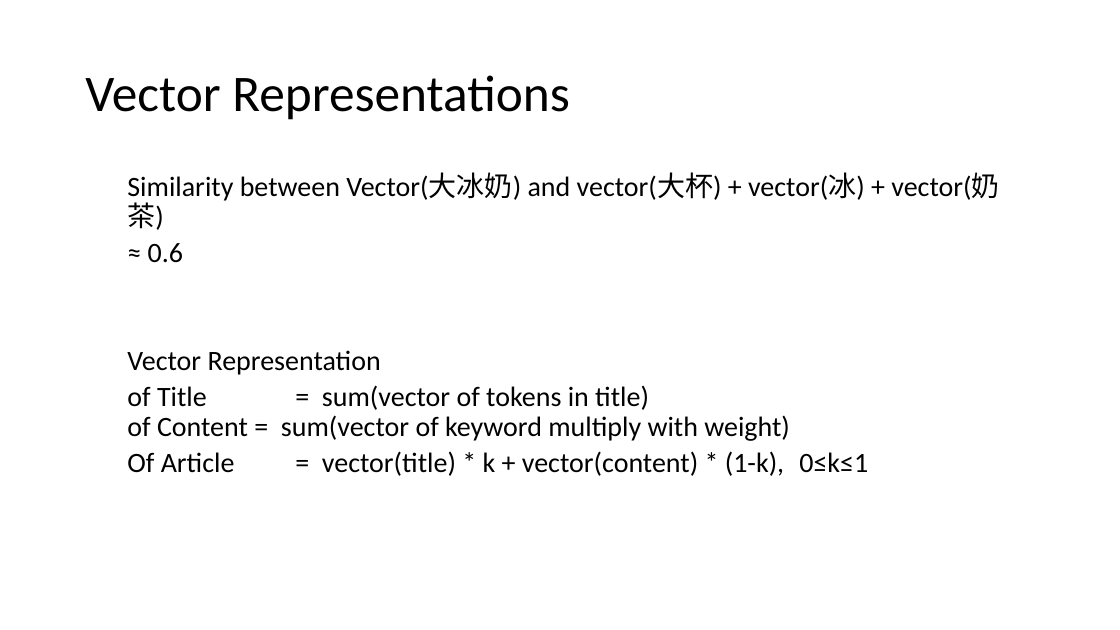
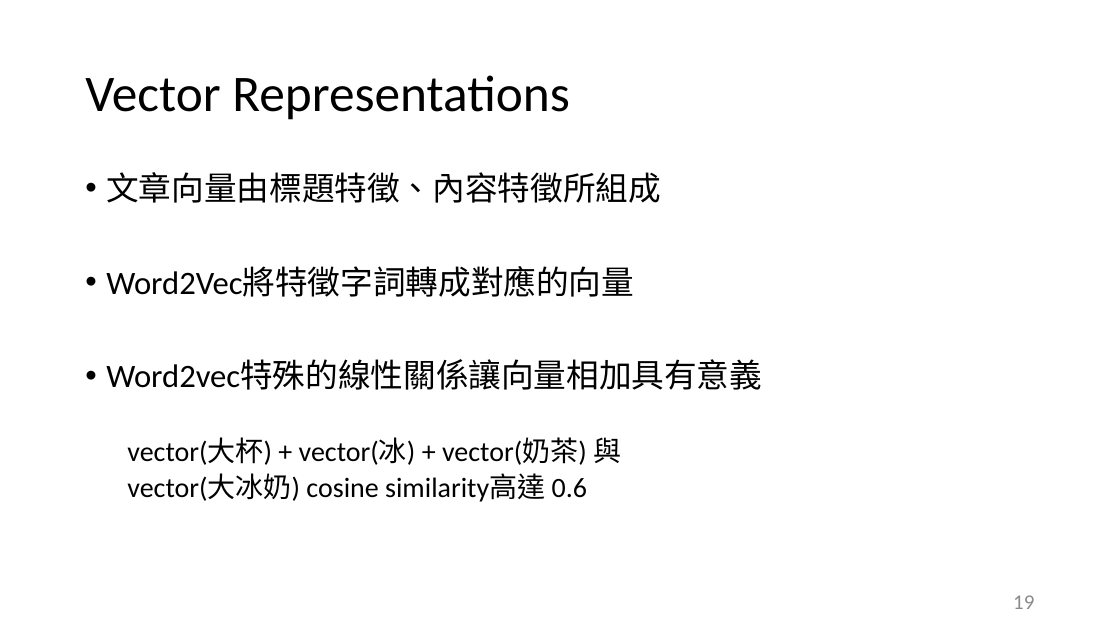
Before and after one commit to ZhongTing/HotTopicDetection, a slide deck: slide 19 of document/Hot-Topic-Detection.pptx (slide 16 before the commit). Drawn at 1120x630 pixels with LibreOffice and Linux fonts; fonts in the diff are those of the drawing. Boxes give left, top, right and bottom in pixels: in the first picture for what was removed or moved away, otherwise in the second. Text is boxed around its words. In the diff, an @@ line names an element or a change of style, - is before the commit and + after.

```diff
--- a/document/Hot-Topic-Detection.pptx
+++ b/document/Hot-Topic-Detection.pptx
@@ text at [106,172,762,502]: text changed @@
-  Similarity between Vector(大冰奶) and vector(大杯) + vector(冰) + vector(奶茶)
-  ≈ 0.6
-  Vector Representation
-  of Title = sum(vector of tokens in title)
-  of Content = sum(vector of keyword multiply with weight)
-  Of Article = vector(title) * k + vector(content) * (1-k), 0≤k≤1
+• 文章向量由標題特徵、內容特徵所組成
+• Word2Vec將特徵字詞轉成對應的向量
+• Word2vec特殊的線性關係讓向量相加具有意義
+  vector(大杯) + vector(冰) + vector(奶茶) 與
+  vector(大冰奶) cosine similarity高達 0.6
@@ page number added at [1013,595,1034,609], 18 pt, text #8C8C8C @@
+19
```
Also in this commit, not shown: 24 other slides changed, 32 slides added, 8 slides removed, 19 other files.
